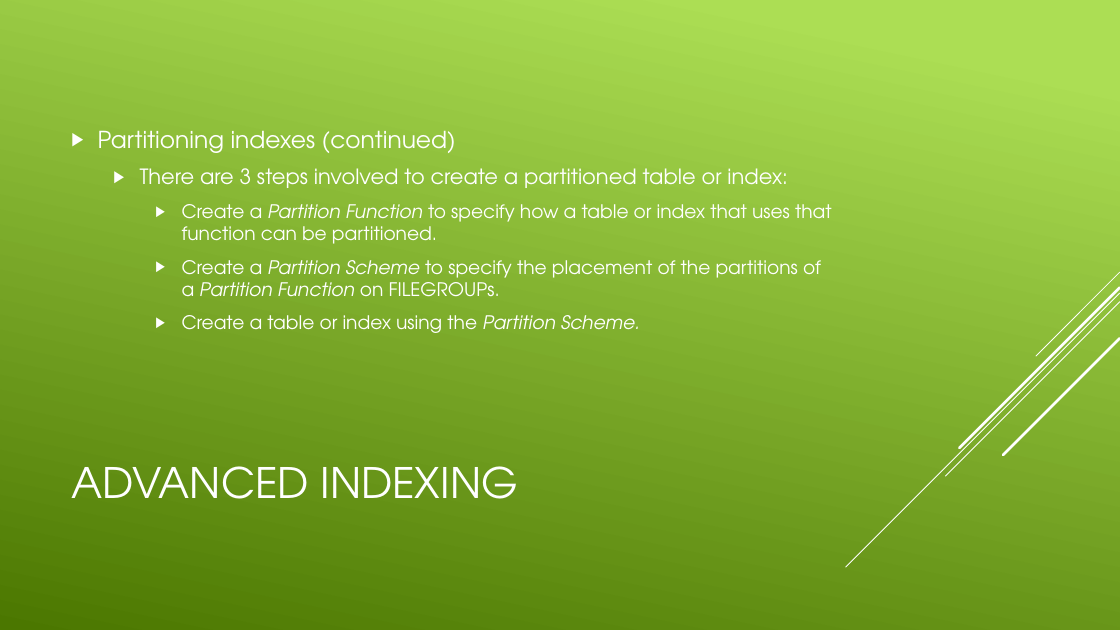
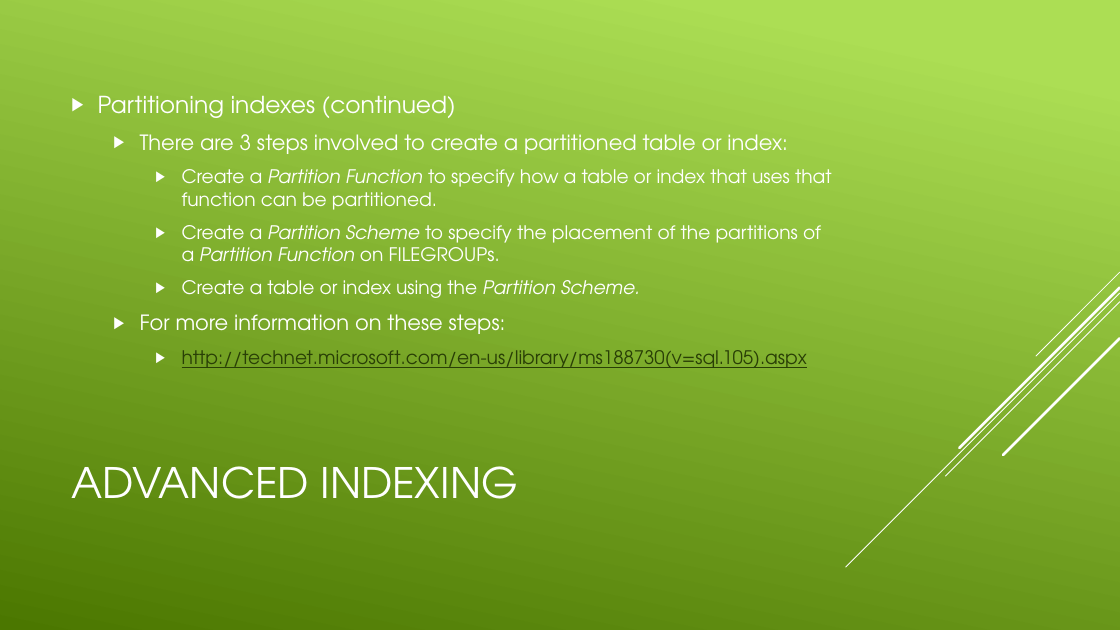
Before and after one commit to CodePro-JHenry/SQLOptimize, a slide deck: slide 12 of Presentations/Week 3.pptx. Drawn at 1120x630 pixels with LibreOffice and Linux fonts; fonts in the diff are those of the drawing. Boxes give left, top, right and bottom in pixels: in the first picture for what was removed or moved away, otherwise in the second. Text is boxed around its words. In the diff, an @@ line names an element or a change of style, - is before the commit and + after.

```diff
--- a/Presentations/Week 3.pptx
+++ b/Presentations/Week 3.pptx
@@ text at (140,314,807,368): paragraphs added @@
+  ▶ For more information on these steps:
+    ▶ http://technet.microsoft.com/en-us/library/ms188730(v=sql.105).aspx
```
Also in this commit, not shown: 1 other slide changed.
